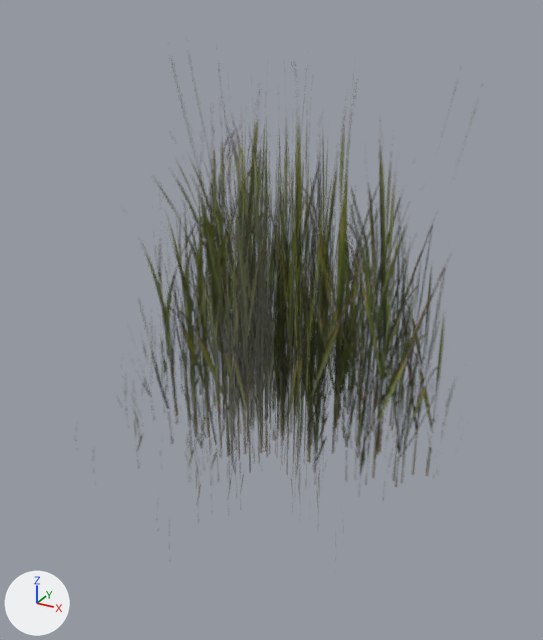
Two versions of the FBX model Assets/BeneathThePetals/Graphics/Models/Environment/Grass.fbx, one commit apart.
Both versions are drawn from a 50 mm lens placed at (0.786, -1.348, 1.044), pointed at (0.061, -0.03, 0.385). The axes (+X, +Y, +Z) are drawn at lower left. The lights are the same throughout. Where no turn or scale is listed for an object, it has been applied to the vertices.

In view in the first picture: 'grass1'.
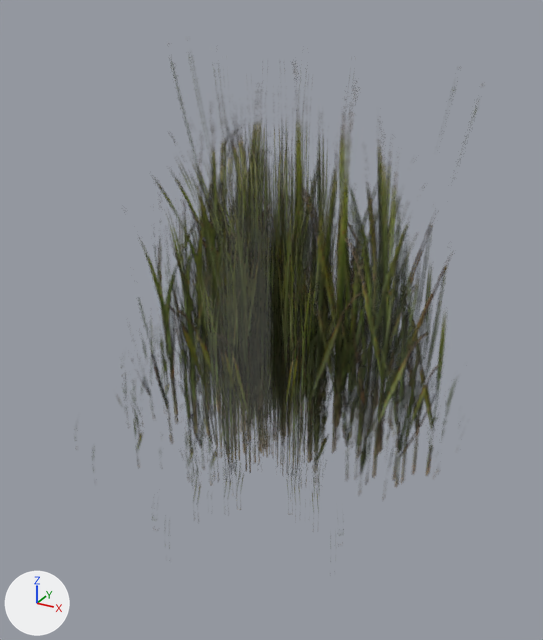
The newer file is also turned or shifted as a whole; pictures and numbers use the older file's frame.

Location of each change, (x1, y1, x2, y2) in pixels of the pictures (543 x 640 px):
'grass1', reshaped: before (135, 123, 450, 503); after (134, 123, 451, 511)
part 1 of me_grass1, added: after (134, 123, 451, 511)

The change in detail:
me_grass1 is used by ob_grass1; location (0.05, 0.0, -0.043).
me_grass1 had 16 vertices, 4 faces and spanned x -0.456..0.456, y -0.456..0.456, z 0.0..1.0.
me_grass1 now has 32 vertices, 24 faces and spans x -0.456..0.456, y -0.456..0.456, z 0.0..1.0.
Part 1, on me_grass1:
16 vertices are added at x -0.456..0.456, y -0.456..0.456, z 0.0..1.0.
20 new faces join them.
